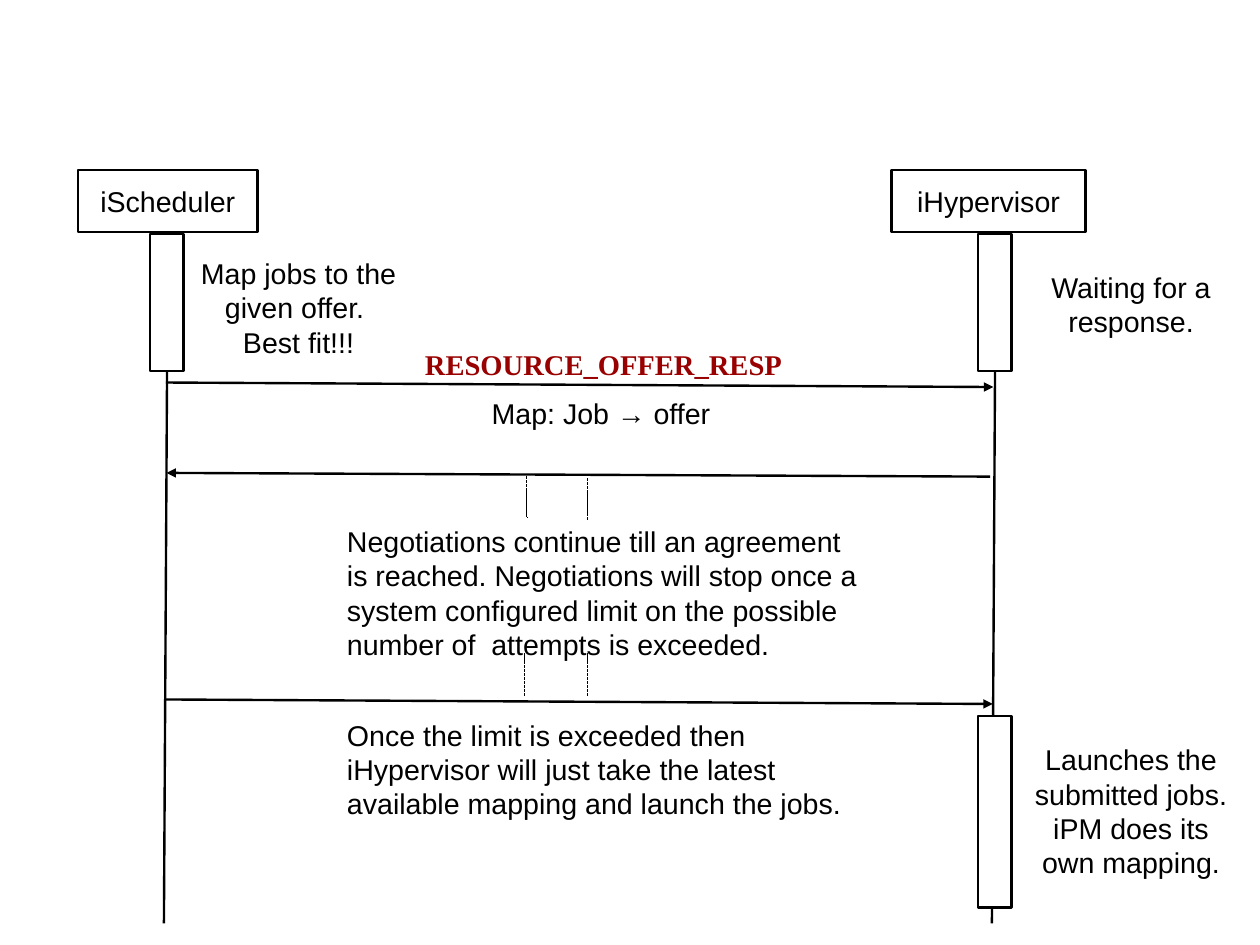
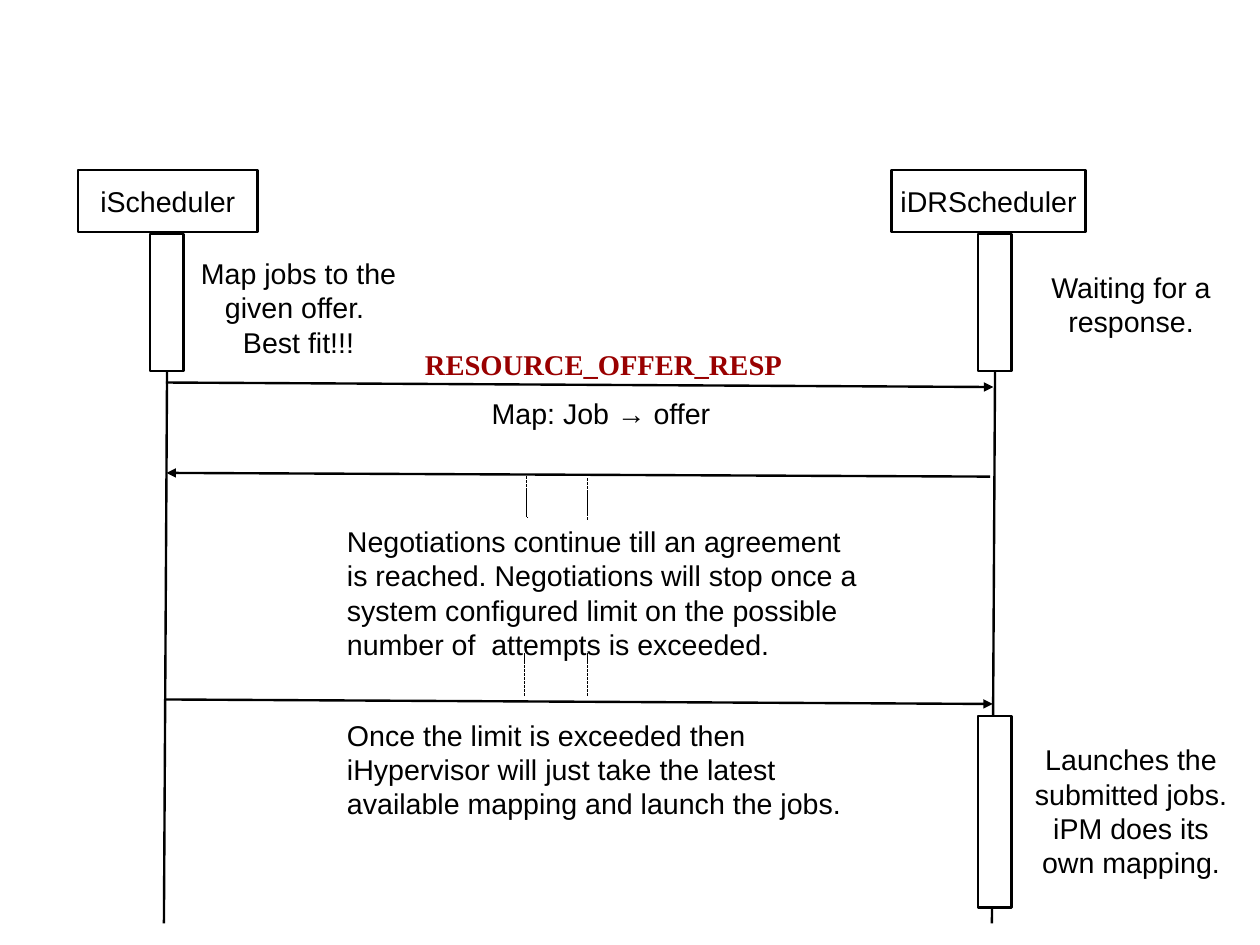
Before and after one commit to sentinel88/Thesis, a slide deck: slide 2 of Guided Research/Documentation/figures.odp. Drawn at 1260x945 pixels with LibreOffice and Linux fonts; fonts in the diff are those of the drawing. Boxes give left, top, right and bottom in pixels: in the first picture for what was removed or moved away, otherwise in the second. Text is boxed around its words. In the diff, an @@ line names an element or a change of style, - is before the commit and + after.

```diff
--- a/Guided Research/Documentation/figures.odp
+++ b/Guided Research/Documentation/figures.odp
@@ text in rectangle at (900,191,1076,213): text changed @@
-iHypervisor
+iDRScheduler
```
Also in this commit, not shown: 2 other slides changed, 40 other files.
